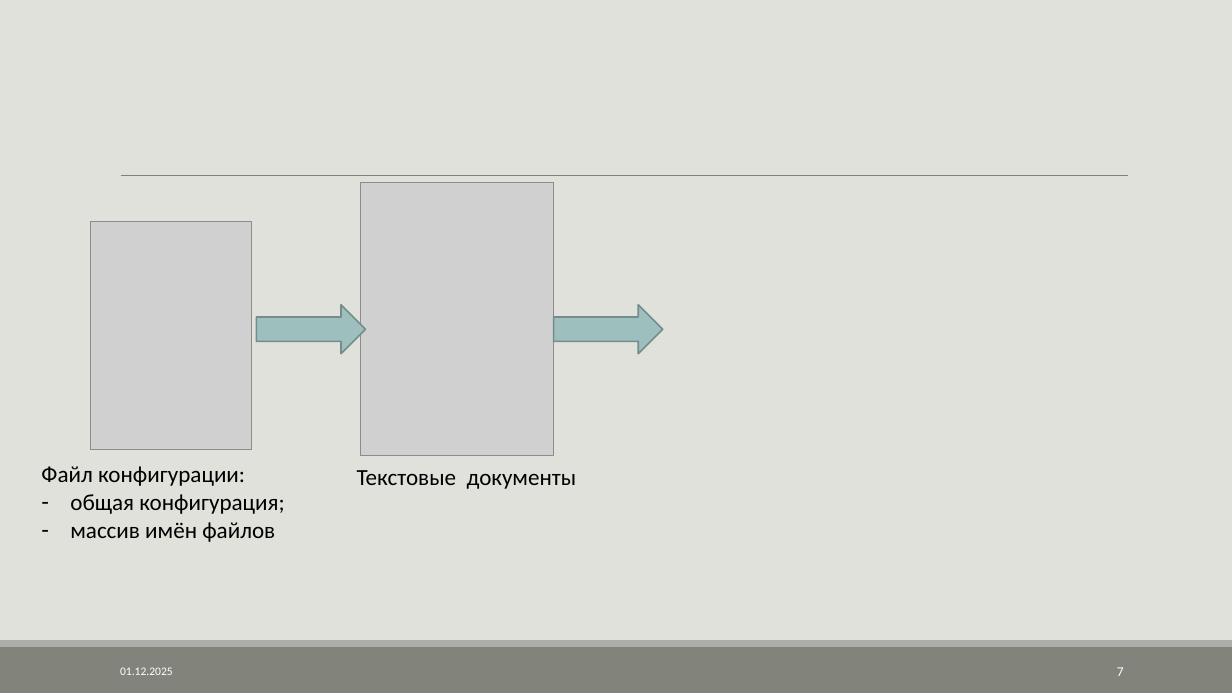
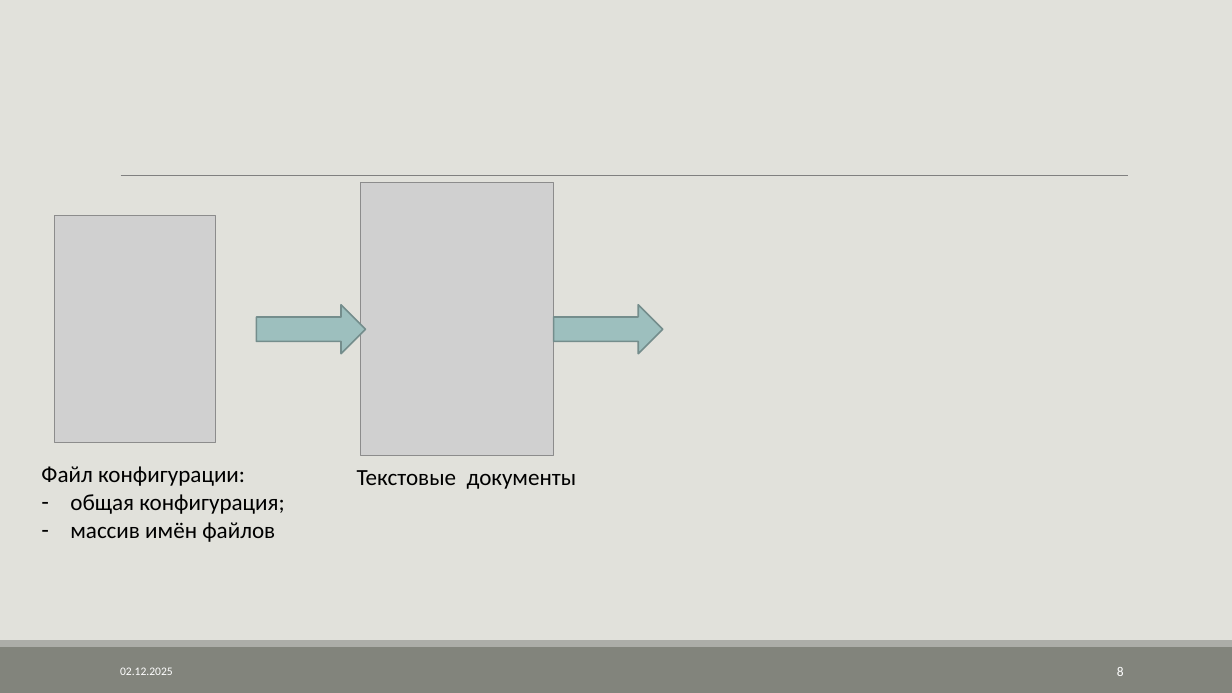
Before and after one commit to AVKazmirchuk/SearchEngine, a slide deck: slide 8 of presentation/защита.pptx (slide 7 before the commit). Drawn at 1232x693 pixels with LibreOffice and Linux fonts; fonts in the diff are those of the drawing; grey boxes stand for pictures. Boxes give left, top, right and bottom in pixels: in the first picture for what was removed or moved away, otherwise in the second. Text is boxed around its words. In the diff, an @@ line names an element or a change of style, - is before the commit and + after.

Commit message:
update presentation

```diff
--- a/presentation/защита.pptx
+++ b/presentation/защита.pptx
@@ picture moved from (x1=91, y1=222, x2=251, y2=449) to (x1=55, y1=215, x2=215, y2=443) @@
@@ page number at (x1=1117, y1=667, x2=1124, y2=676): text changed @@
-7
+8
```
Also in this commit, not shown: 23 other slides changed, 1 slide added, 14 other files.
